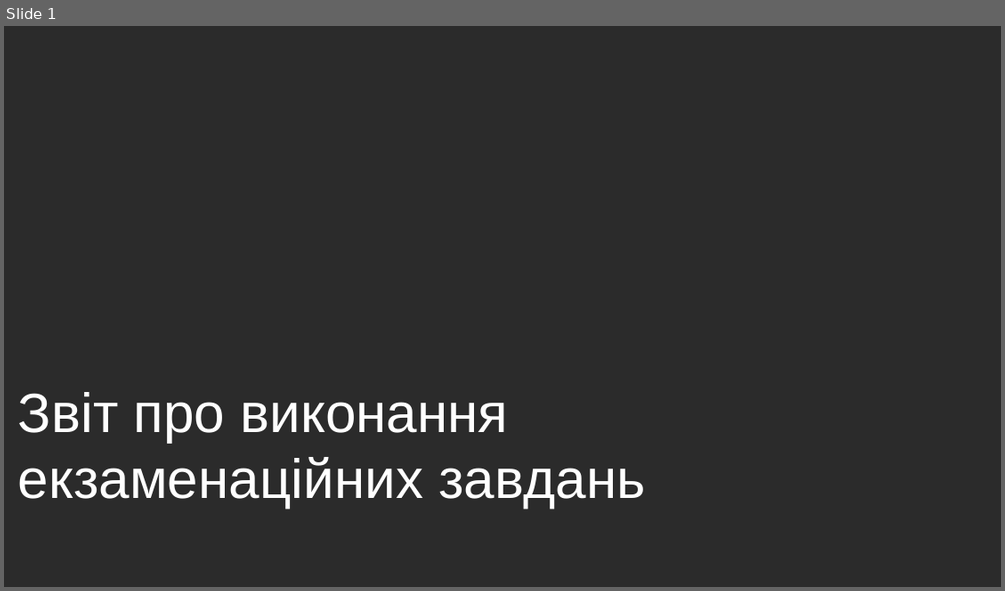
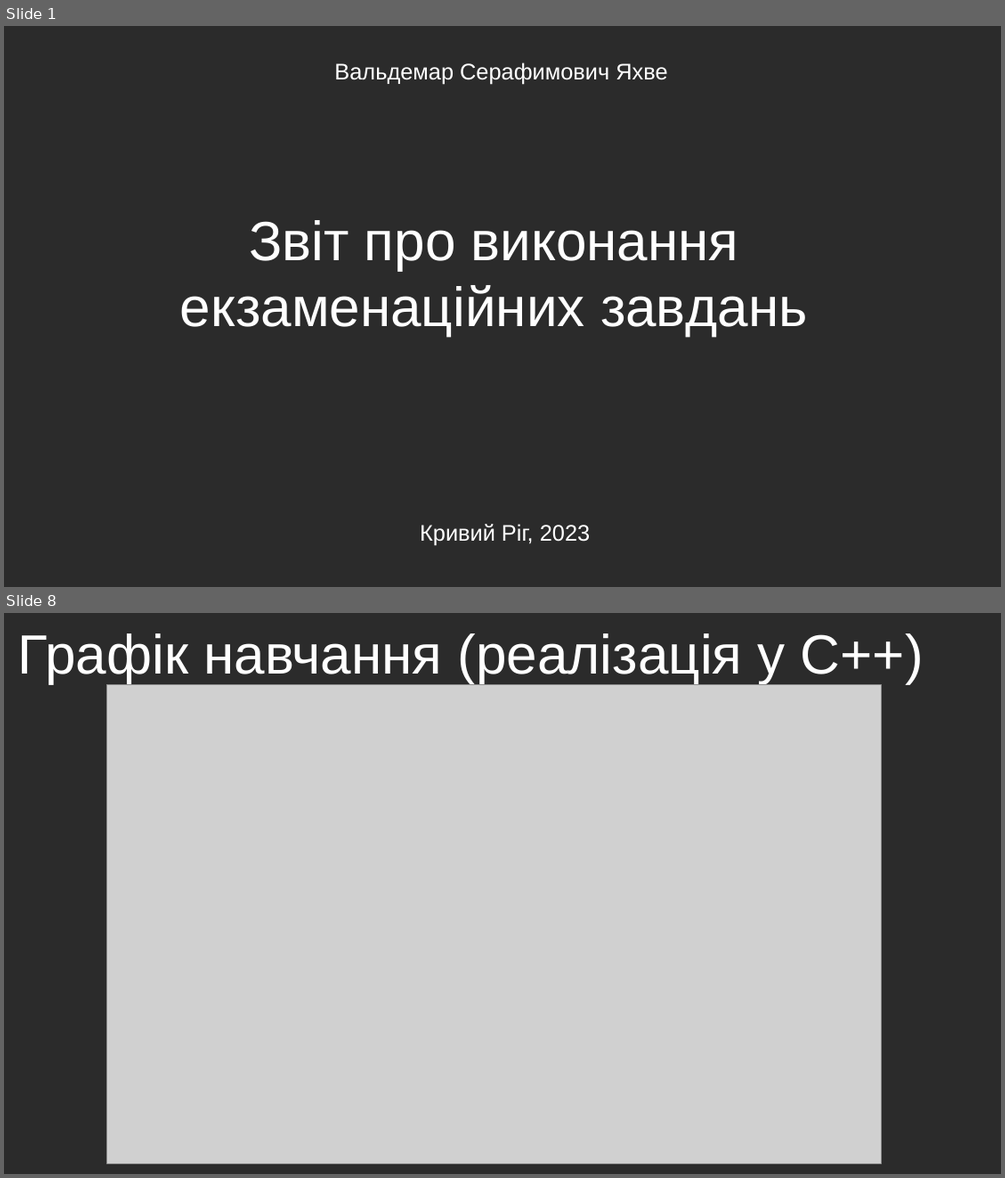
Before and after one commit to semerikov2024/i20, a slide deck: Bank Marketing/presentation.odp. Shown one above the other, each under a label of ours: slide 1 before the commit, slides 1 and 8 after it; the slides between them are not shown. The pictures are 1005x591 and 1005x1178 pixels, drawn with LibreOffice and Linux fonts; fonts in the diff are those of the drawing; grey boxes stand for pictures; background and template pictures are left out; a plain dark background stands for a picture behind light text. Boxes give left, top, right and bottom in pixels: in the first picture for what was removed or moved away, otherwise in the second. Text is boxed around its words. In the diff, an @@ line names an element or a change of style, - is before the commit and + after.

```diff
--- a/Bank Marketing/presentation.odp
+++ b/Bank Marketing/presentation.odp
@@ slide 8 added at <box>4,613,1001,1174</box>, background picture (left out) @@
@@ title added at <box>18,633,923,684</box>, 44 pt, text #FFFFFF @@
+Графік навчання (реалізація у С++)
@@ picture added at <box>107,684,882,1164</box> @@
@@ slide 1 changed as well @@
@@ text added at <box>334,62,667,85</box>, 18 pt, text #FFFFFF @@
+Вальдемар Серафимович Яхве
@@ title "Звіт про виконання екзаменаційних завдань": place and size @@
-title "Звіт про виконання екзаменаційних завдань" at <box>18,392,646,507</box>
+title "Звіт про виконання екзаменаційних завдань" at <box>180,220,808,337</box>
@@ title "Звіт про виконання екзаменаційних завдань" at <box>180,220,808,337</box>: alignment left to centre @@
@@ text added at <box>420,524,590,546</box>, 18 pt, text #FFFFFF @@
+Кривий Ріг, 2023
```
Also in this commit, not shown: 7 other slides added, 1 slide removed, 6 other files.
